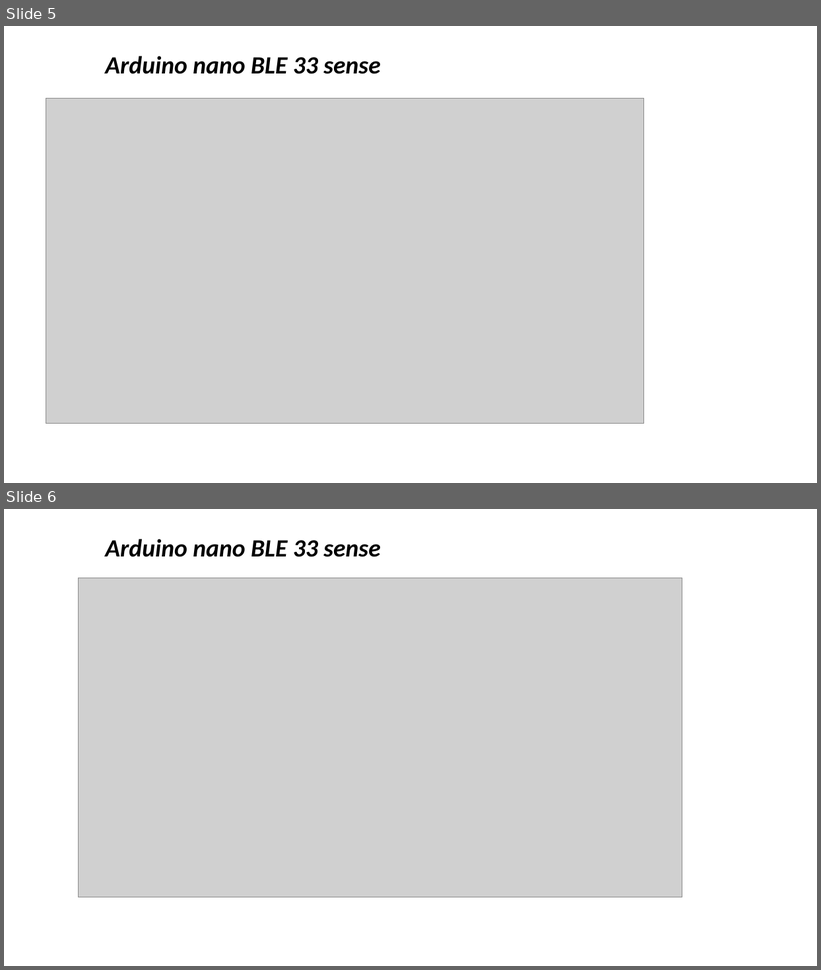
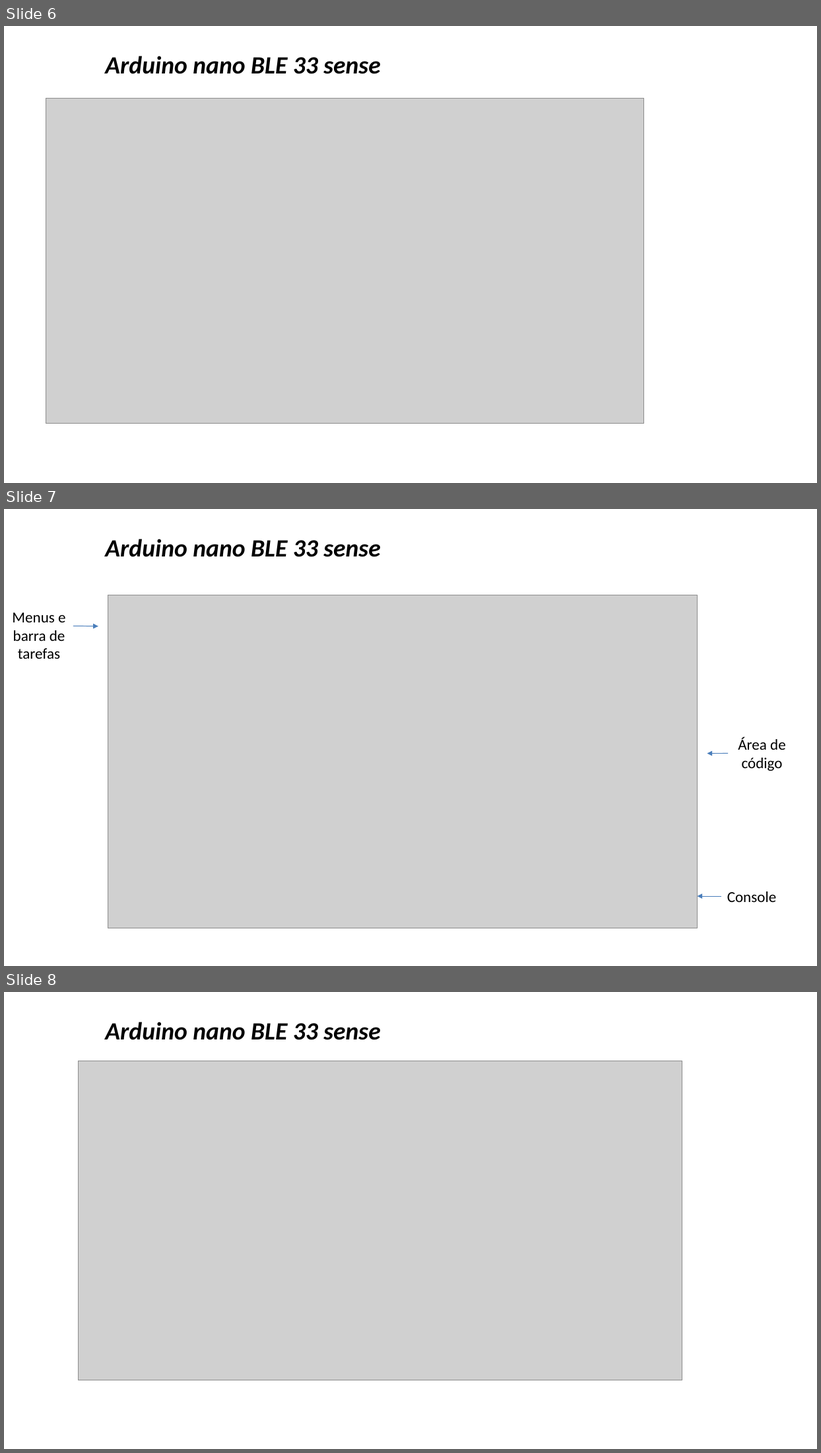
Before and after one commit to zz4fap/tp557-iot-ml, a slide deck: slides/TP557_14b_introducao_arduinoble.pptx. Shown one above the other, each under a label of ours: slides 5 and 6 before the commit, slides 6, 7 and 8 after it. The pictures are 821x970 and 821x1453 pixels, drawn with LibreOffice and Linux fonts; fonts in the diff are those of the drawing; grey boxes stand for pictures; background and template pictures are left out. Boxes give left, top, right and bottom in pixels: in the first picture for what was removed or moved away, otherwise in the second. Text is boxed around its words. In the diff, an @@ line names an element or a change of style, - is before the commit and + after.

```diff
--- a/slides/TP557_14b_introducao_arduinoble.pptx
+++ b/slides/TP557_14b_introducao_arduinoble.pptx
@@ slide 7 added at (4,509,817,966), background #FFFFFF @@
@@ title added at (105,539,380,557), 29.3 pt, text #000000, bold, italic @@
+Arduino nano BLE 33 sense
@@ picture added at (108,595,698,928) @@
@@ text added at (12,613,65,659), 18 pt, text #000000 @@
+Menus e barra de tarefas
@@ arrow added from (73, 626) to (98, 626), #4B7EBC 0.75 pt @@
@@ text added at (738,737,786,771), 18 pt, text #000000 @@
+Área de código
@@ arrow added from (728, 754) to (708, 754), #4B7EBC 0.75 pt @@
@@ arrow added from (721, 896) to (698, 896), #4B7EBC 0.75 pt @@
@@ text added at (727,892,777,902), 18 pt, text #000000 @@
+Console
@@ what was slide 5 is now slide 6 @@
@@ what was slide 6 is now slide 8 @@
```
Also in this commit, not shown: 3 slides changed, 6 other slides added, 1 other file.
